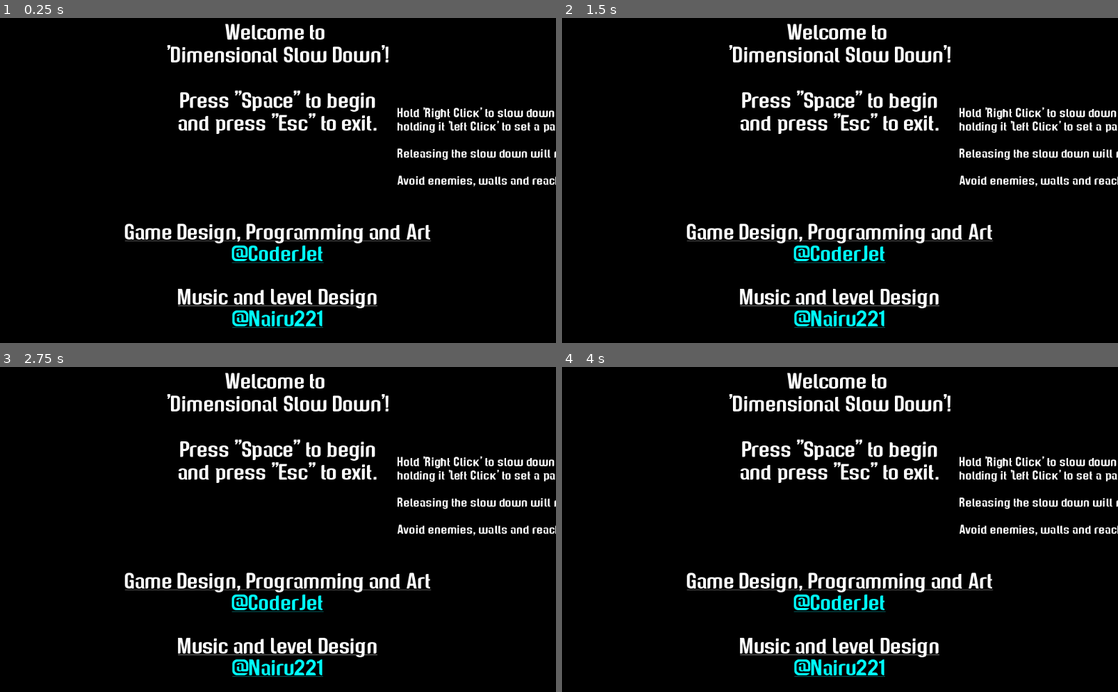
Above: before the commit, frames 1-4 (two rows, left to right).
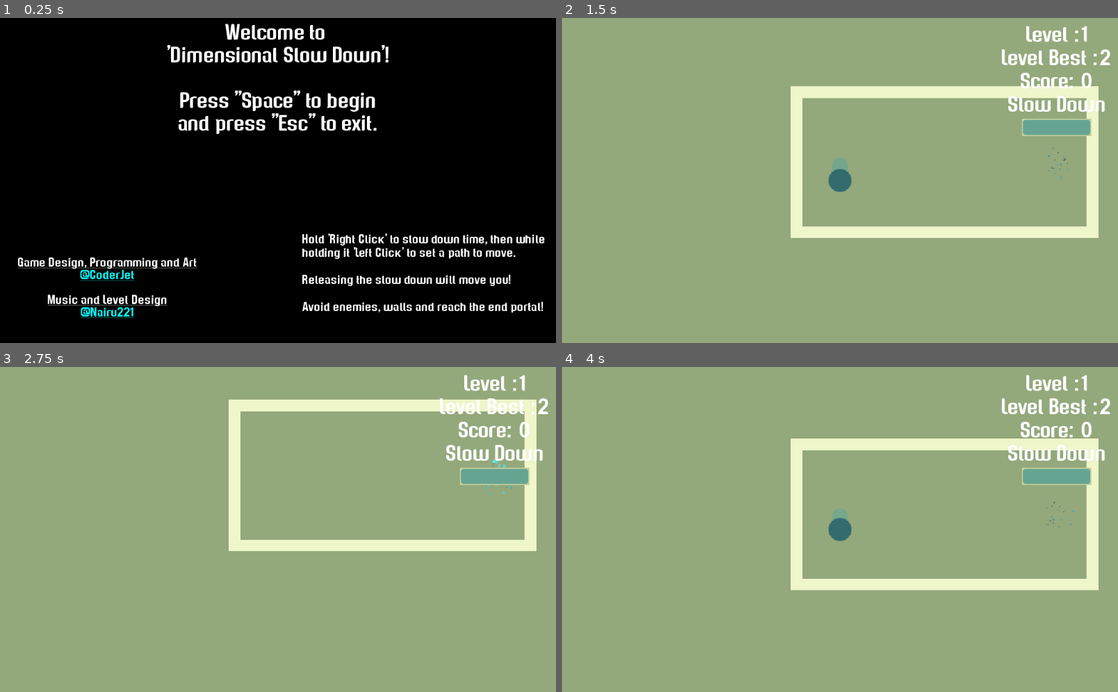
Above: after the commit, the same moments.

Repository: CoderJet/MGJ-2019
Game: Godot game, scene res://src/scenes/title.tscn
Same seed, same stepped clock (60 frames per second), same inputs: the game is played once before the commit and once after it.
Inputs (mouse positions are in pixels of both pictures, inside the frame that each line leads up to):
- Up to frame 1 (0.25 s): no input
- Up to frame 2 (1.5 s): tap Space (activate, bound only after the commit) at 0.5, 1.35 s; move the mouse to (962, 164) at 0.52 s; hold Space (activate, bound only after the commit) 0.53-1.28 s; click (962, 164) at 0.67 s; move the mouse to (728, 196) at 1.27 s; click (728, 196) at 1.42 s
- Up to frame 3 (2.75 s): tap Space (activate, bound only after the commit) at 2 s; move the mouse to (333, 458) at 2.02 s; hold Space (activate, bound only after the commit) from 2.03 s (still down); click (333, 458) at 2.17 s
- Up to frame 4 (4 s): move the mouse to (812, 594) at 2.77 s; release Space (activate, bound only after the commit) at 2.78 s; tap Space (activate, bound only after the commit) at 2.85, 3.5 s; click (812, 594) at 2.92 s; move the mouse to (1006, 578) at 3.52 s; hold Space (activate, bound only after the commit) from 3.53 s (still down); click (1006, 578) at 3.67 s

The runs differ from the first frame. In frame 1, 8.9% of the frame differs, in the area x 3-100%, y 27-96%; in frame 2, 100%; in frame 3, 100%; in frame 4, 100%, in the area x 0-100%, y 0-100%.

Commit message:
End me, please

Diff:
--- a/project.godot
+++ b/project.godot
@@ -51,6 +51,16 @@
 , Object(InputEventKey,"resource_local_to_scene":false,"resource_name":"","device":0,"alt":false,"shift":false,"control":false,"meta":false,"command":false,"pressed":false,"scancode":46,"unicode":0,"echo":false,"script":null)
  ]
 }
+activate={
+"deadzone": 0.5,
+"events": [ Object(InputEventKey,"resource_local_to_scene":false,"resource_name":"","device":0,"alt":false,"shift":false,"control":false,"meta":false,"command":false,"pressed":false,"scancode":32,"unicode":0,"echo":false,"script":null)
+ ]
+}
+exit={
+"deadzone": 0.5,
+"events": [ Object(InputEventKey,"resource_local_to_scene":false,"resource_name":"","device":0,"alt":false,"shift":false,"control":false,"meta":false,"command":false,"pressed":false,"scancode":16777217,"unicode":0,"echo":false,"script":null)
+ ]
+}
 
 [layer_names]
 
--- a/src/scenes/World-10.tscn
+++ b/src/scenes/World-10.tscn
@@ -4,7 +4,7 @@
 [ext_resource path="res://src/obstacle/obstacle.tscn" type="PackedScene" id=2]
 [ext_resource path="res://src/entities/rotator.tscn" type="PackedScene" id=3]
 
-[node name="World" instance=ExtResource( 1 )]
+[node name="World" index="0" instance=ExtResource( 1 )]
 level_no = 10
 
 [node name="CollisionPolygon2D" parent="." index="0"]
@@ -45,5 +45,6 @@
 
 [node name="SceneExit" parent="." index="5"]
 position = Vector2( 250, -250 )
+scene_to_load = "res://src/scenes/World-11.tscn"
 
 [editable path="Player"]
--- a/src/scenes/World-12.tscn
+++ b/src/scenes/World-12.tscn
@@ -5,7 +5,7 @@
 [ext_resource path="res://src/entities/rotator.tscn" type="PackedScene" id=3]
 [ext_resource path="res://src/entities/Enemies/enemy.tscn" type="PackedScene" id=4]
 
-[node name="World" index="0" instance=ExtResource( 1 )]
+[node name="World" instance=ExtResource( 1 )]
 level_no = 12
 
 [node name="CollisionPolygon2D" parent="." index="0"]
@@ -279,6 +279,6 @@
 
 [node name="SceneExit" parent="." index="5"]
 position = Vector2( 1.70555, 2400 )
-scene_to_load = "res://src/scenes/credits.gd"
+scene_to_load = "res://src/scenes/credits.tscn"
 
 [editable path="Player"]
--- a/src/scenes/World-7.tscn
+++ b/src/scenes/World-7.tscn
@@ -4,11 +4,14 @@
 [ext_resource path="res://src/obstacle/obstacle.tscn" type="PackedScene" id=2]
 [ext_resource path="res://src/entities/Enemies/enemy.tscn" type="PackedScene" id=3]
 
-[node name="World" instance=ExtResource( 1 )]
+[node name="World" index="0" instance=ExtResource( 1 )]
 level_no = 7
 
 [node name="CollisionPolygon2D" parent="." index="0"]
 polygon = PoolVector2Array( -480, 410, -480, -210, 460, -210, 460, 410, 230, 410, 230, 80, -250, 80, -250, 410 )
+
+[node name="Obstacles" parent="." index="1"]
+editor/display_folded = true
 
 [node name="Obstacle" parent="Obstacles" index="0" instance=ExtResource( 2 )]
 position = Vector2( -10, -210 )
@@ -45,6 +48,9 @@
 [node name="Obstacle4" parent="Obstacles" index="7" instance=ExtResource( 2 )]
 position = Vector2( 345, 415 )
 scale = Vector2( 7.5, 0.5 )
+
+[node name="Enemies" parent="." index="2"]
+editor/display_folded = true
 
 [node name="Enemy" parent="Enemies" index="0" instance=ExtResource( 3 )]
 position = Vector2( -450, 100 )
--- a/src/scenes/title.tscn
+++ b/src/scenes/title.tscn
@@ -33,18 +33,15 @@
 align = 1
 
 [node name="RichTextLabel" type="RichTextLabel" parent="."]
-anchor_left = 0.5
 anchor_top = 1.0
-anchor_right = 0.5
 anchor_bottom = 1.0
-margin_left = -380.0
-margin_top = -261.0
-margin_right = 380.0
-custom_fonts/mono_font = ExtResource( 3 )
-custom_fonts/bold_italics_font = ExtResource( 3 )
-custom_fonts/italics_font = ExtResource( 3 )
-custom_fonts/bold_font = ExtResource( 3 )
-custom_fonts/normal_font = ExtResource( 3 )
+margin_top = -181.0
+margin_right = 396.0
+custom_fonts/mono_font = ExtResource( 4 )
+custom_fonts/bold_italics_font = ExtResource( 4 )
+custom_fonts/italics_font = ExtResource( 4 )
+custom_fonts/bold_font = ExtResource( 4 )
+custom_fonts/normal_font = ExtResource( 4 )
 bbcode_enabled = true
 bbcode_text = "[center]
 [u]Game Design, Programming and Art[/u]
@@ -60,10 +57,12 @@
 @Nairu221"
 
 [node name="Label2" type="Label" parent="."]
-margin_left = 732.0
-margin_top = 166.0
-margin_right = 1166.0
-margin_bottom = 495.0
+anchor_left = 1.0
+anchor_top = 1.0
+anchor_right = 1.0
+anchor_bottom = 1.0
+margin_left = -467.0
+margin_top = -201.0
 custom_fonts/font = ExtResource( 4 )
 text = "Hold 'Right Click' to slow down time, then while
 holding it 'Left Click' to set a path to move.
--- a/src/scenes/world-1.tscn
+++ b/src/scenes/world-1.tscn
@@ -3,7 +3,7 @@
 [ext_resource path="res://src/scenes/world-template.tscn" type="PackedScene" id=1]
 [ext_resource path="res://src/obstacle/obstacle.tscn" type="PackedScene" id=2]
 
-[node name="World" index="0" instance=ExtResource( 1 )]
+[node name="World" instance=ExtResource( 1 )]
 level_no = 1
 
 [node name="CollisionPolygon2D" parent="." index="0"]
